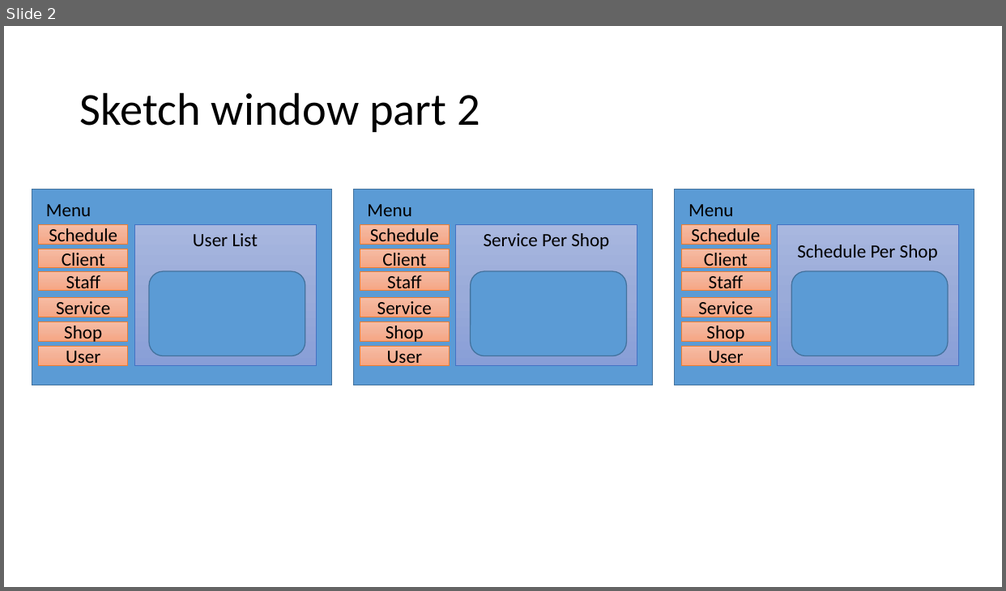
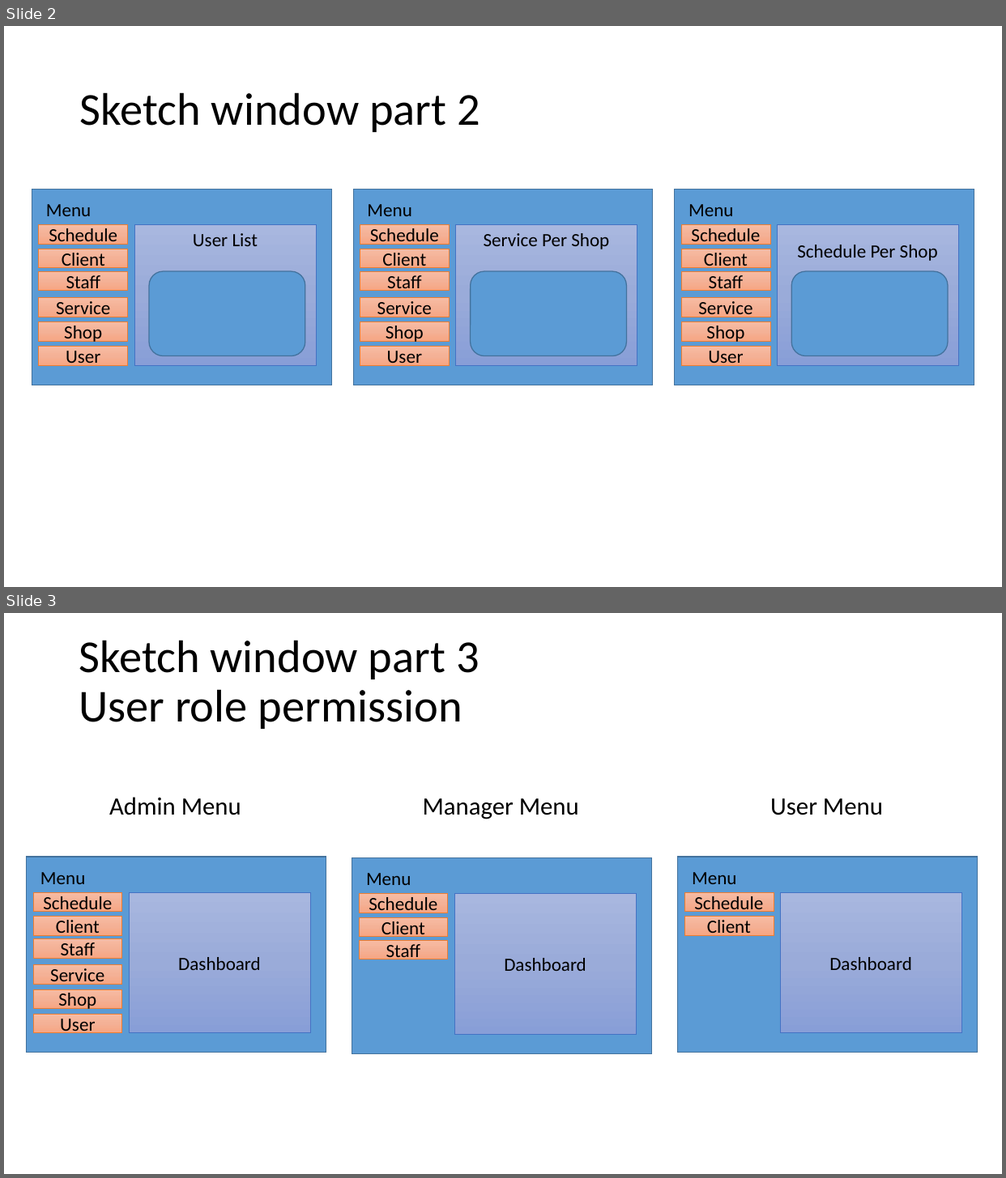
Before and after one commit to SnowFox108/HerbAppointment, a slide deck: SupportFiles/Documents/SketchFlow.pptx. Shown one above the other, each under a label of ours: slide 2 before the commit, slides 2 and 3 after it. The pictures are 1006x591 and 1006x1178 pixels, drawn with LibreOffice and Linux fonts; fonts in the diff are those of the drawing. Boxes give left, top, right and bottom in pixels: in the first picture for what was removed or moved away, otherwise in the second. Text is boxed around its words. In the diff, an @@ line names an element or a change of style, - is before the commit and + after.

```diff
--- a/SupportFiles/Documents/SketchFlow.pptx
+++ b/SupportFiles/Documents/SketchFlow.pptx
@@ slide 3 added at (x1=4, y1=613, x2=1002, y2=1174), background #FFFFFF @@
@@ title added at (x1=79, y1=640, x2=479, y2=729), 44 pt, text #000000 @@
+Sketch window part 3
+User role permission
@@ text added at (x1=109, y1=797, x2=241, y2=815), 24 pt, text #000000 @@
+Admin Menu
@@ text added at (x1=423, y1=798, x2=579, y2=820), 24 pt, text #000000 @@
+Manager Menu
@@ text added at (x1=770, y1=798, x2=883, y2=815), 24 pt, text #000000 @@
+User Menu
@@ rectangle added at (x1=678, y1=857, x2=978, y2=1053), fill #5B9BD5, outline #43739E 1 pt @@
@@ text added at (x1=692, y1=872, x2=736, y2=884), 18 pt, text #000000 @@
+Menu
@@ group added at (x1=27, y1=857, x2=326, y2=1053): 8 rectangles, 1 text @@
+Menu
+Schedule
+Client
+Staff
+Shop
+User
+Service
+Dashboard
@@ group added at (x1=352, y1=858, x2=651, y2=1054): 5 rectangles, 1 text @@
+Menu
+Schedule
+Client
+Staff
+Dashboard
@@ rectangle added at (x1=684, y1=892, x2=774, y2=912), fill gradient #F7BDA5 to #F5B196 to #F8A582, outline #ED7D31 0.5 pt, 18 pt, text #000000 @@
+Schedule
@@ rectangle added at (x1=780, y1=892, x2=961, y2=1033), fill gradient #A8B7DF to #9AABD9 to #889ED7, outline #4472C4 0.5 pt, 18 pt, text #000000 @@
+Dashboard
@@ rectangle added at (x1=684, y1=916, x2=774, y2=935), fill gradient #F7BDA5 to #F5B196 to #F8A582, outline #ED7D31 0.5 pt, 18 pt, text #000000 @@
+Client
```
Also in this commit, not shown: 1 slide changed, 5 other slides added, 2 other files.
